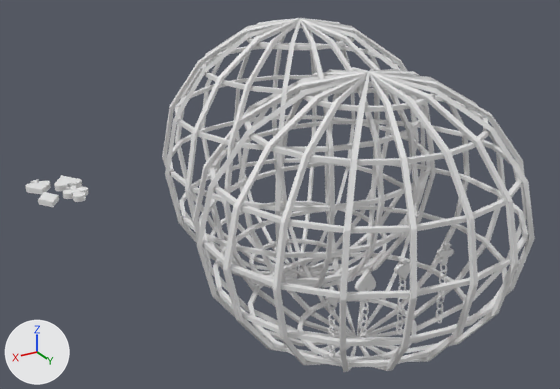
One commit to the Blender file assets/3d/kingbattle/kingbattle_layout.blend: the scene before it, then after it.
The view is the same before and after, from a 50 mm lens placed at (29.2, 46.0, 20.2), pointed at (3.1, 2.5, -1.5). Lighting does not change. The marker at lower left points along +X, +Y and +Z. The older version comes first.
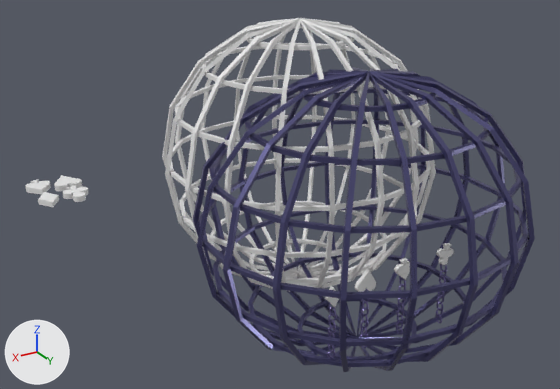
Where the change shows, as pixel boxes [x1, y1, x2, y2] in the pictures (560 x 389 px):
```json
{"object": "cage_mesh_01", "change": "surface changed", "before": [193, 67, 535, 372], "after": [193, 67, 535, 372], "on screen": "white to blue"}
{"object": "cage_mesh_00", "change": "surface changed", "before": [199, 87, 528, 367], "after": [199, 87, 528, 367], "on screen": "white to blue"}
{"object": "chain_diamond_mesh_08", "change": "surface changed", "before": [329, 306, 336, 316], "after": [329, 306, 336, 316]}
{"object": "chain_club_mesh_07", "change": "surface changed", "before": [439, 270, 447, 279], "after": [439, 270, 447, 279]}
{"object": "chain_heart_mesh_05", "change": "surface changed", "before": [361, 307, 369, 317], "after": [361, 307, 369, 317]}
{"object": "chain_heart_mesh_03", "change": "surface changed", "before": [360, 320, 368, 329], "after": [360, 320, 368, 329]}
{"object": "chain_diamond_mesh_06", "change": "surface changed", "before": [329, 319, 335, 329], "after": [329, 319, 335, 329]}
{"object": "chain_diamond_mesh_05", "change": "surface changed", "before": [328, 326, 336, 335], "after": [328, 326, 336, 335]}
{"object": "chain_diamond_mesh_07", "change": "surface changed", "before": [328, 313, 337, 322], "after": [328, 313, 337, 322]}
{"object": "chain_heart_mesh_02", "change": "surface changed", "before": [361, 326, 367, 336], "after": [361, 326, 367, 336]}
{"object": "chain_club_mesh_03", "change": "surface changed", "before": [437, 295, 444, 304], "after": [437, 295, 444, 304]}
{"object": "chain_club_mesh_00", "change": "surface changed", "before": [435, 314, 442, 323], "after": [435, 314, 442, 323]}
{"object": "chain_club_mesh_01", "change": "surface changed", "before": [436, 308, 443, 317], "after": [436, 308, 443, 317]}
{"object": "chain_spade_mesh_02", "change": "surface changed", "before": [397, 314, 403, 323], "after": [397, 314, 403, 323]}
{"object": "chain_heart_mesh_06", "change": "surface changed", "before": [362, 300, 369, 310], "after": [362, 300, 369, 310]}
{"object": "chain_heart_mesh_04", "change": "surface changed", "before": [361, 313, 368, 323], "after": [361, 313, 368, 323]}
{"object": "chain_diamond_mesh_01", "change": "surface changed", "before": [327, 350, 335, 358], "after": [327, 350, 335, 358]}
{"object": "chain_diamond_mesh_02", "change": "surface changed", "before": [328, 344, 335, 353], "after": [328, 344, 335, 353]}
{"object": "chain_spade_mesh_01", "change": "surface changed", "before": [396, 320, 403, 329], "after": [396, 320, 403, 329]}
{"object": "chain_spade_mesh_04", "change": "surface changed", "before": [398, 302, 404, 312], "after": [398, 302, 404, 312]}
{"object": "chain_spade_mesh_00", "change": "surface changed", "before": [396, 326, 402, 335], "after": [396, 326, 402, 335]}
{"object": "chain_club_mesh_08", "change": "surface changed", "before": [440, 264, 447, 273], "after": [440, 264, 447, 273]}
{"object": "chain_spade_mesh_08", "change": "surface changed", "before": [399, 278, 406, 287], "after": [399, 278, 406, 287]}
{"object": "chain_club_mesh_02", "change": "surface changed", "before": [437, 301, 443, 311], "after": [437, 301, 443, 311]}
{"object": "chain_spade_mesh_03", "change": "surface changed", "before": [397, 309, 404, 317], "after": [397, 309, 404, 317]}
{"object": "chain_spade_mesh_05", "change": "surface changed", "before": [397, 298, 405, 305], "after": [397, 298, 405, 305]}
{"object": "chain_spade_mesh_07", "change": "surface changed", "before": [398, 284, 406, 291], "after": [398, 284, 406, 291]}
{"object": "chain_club_mesh_06", "change": "surface changed", "before": [439, 276, 446, 283], "after": [439, 276, 446, 283]}
{"object": "chain_club_mesh_04", "change": "surface changed", "before": [438, 291, 445, 298], "after": [438, 291, 445, 298]}
{"object": "chain_heart_mesh_01", "change": "surface changed", "before": [360, 333, 368, 339], "after": [360, 333, 368, 339]}
{"object": "chain_diamond_mesh_04", "change": "surface changed", "before": [329, 331, 335, 338], "after": [329, 331, 335, 338]}
{"object": "chain_diamond_mesh_09", "change": "surface changed", "before": [328, 303, 337, 310], "after": [328, 303, 337, 310]}
{"object": "chain_heart_mesh_07", "change": "surface changed", "before": [361, 299, 369, 304], "after": [361, 299, 369, 304]}
```

Edits to the scene script, one JSON object a line:
```json
{"op": "add", "block": "img_blue_metal_plate_nor_gl_1k_jpg", "code": ["img_blue_metal_plate_nor_gl_1k_jpg = load_image('blue_metal_plate_nor_gl_1k.jpg', 'textures/blue_metal_plate_nor_gl_1k.jpg', 1024, 1024, 'Non-Color')"]}
{"op": "add", "block": "img_blue_metal_plate_diff_1k_jpg", "code": ["img_blue_metal_plate_diff_1k_jpg = load_image('blue_metal_plate_diff_1k.jpg', 'textures/blue_metal_plate_diff_1k.jpg', 1024, 1024, 'sRGB')"]}
{"op": "add", "block": "img_blue_metal_plate_rough_1k_jpg", "code": ["img_blue_metal_plate_rough_1k_jpg = load_image('blue_metal_plate_rough_1k.jpg', 'textures/blue_metal_plate_rough_1k.jpg', 1024, 1024, 'Non-Color')"]}
{"block": "mat_cage_metal", "change": "nodes: BsdfPrincipled, OutputMaterial"}
{"block": "mat_cage_metal", "change": "nodes: BsdfPrincipled, MapRange, Mapping, MixRGB, NormalMap, OutputMaterial, RGB, TexCoord, TexImage x3"}
{"block": "mat_cage_metal", "change": "colours: blue #6c699e"}
{"block": "mat_cage_metal", "change": "uses the picture img_blue_metal_plate_diff_1k_jpg"}
{"block": "mat_cage_metal", "change": "uses the picture img_blue_metal_plate_nor_gl_1k_jpg"}
{"block": "mat_cage_metal", "change": "uses the picture img_blue_metal_plate_rough_1k_jpg"}
{"block": "mat_chain_metal", "change": "nodes: BsdfPrincipled, OutputMaterial"}
{"block": "mat_chain_metal", "change": "nodes: BsdfPrincipled, MapRange, Mapping, MixRGB, NormalMap, OutputMaterial, RGB, TexCoord, TexImage x3"}
{"block": "mat_chain_metal", "change": "colours: blue #9589c5"}
{"block": "mat_chain_metal", "change": "uses the picture img_blue_metal_plate_diff_1k_jpg"}
{"block": "mat_chain_metal", "change": "uses the picture img_blue_metal_plate_nor_gl_1k_jpg"}
{"block": "mat_chain_metal", "change": "uses the picture img_blue_metal_plate_rough_1k_jpg"}
```
